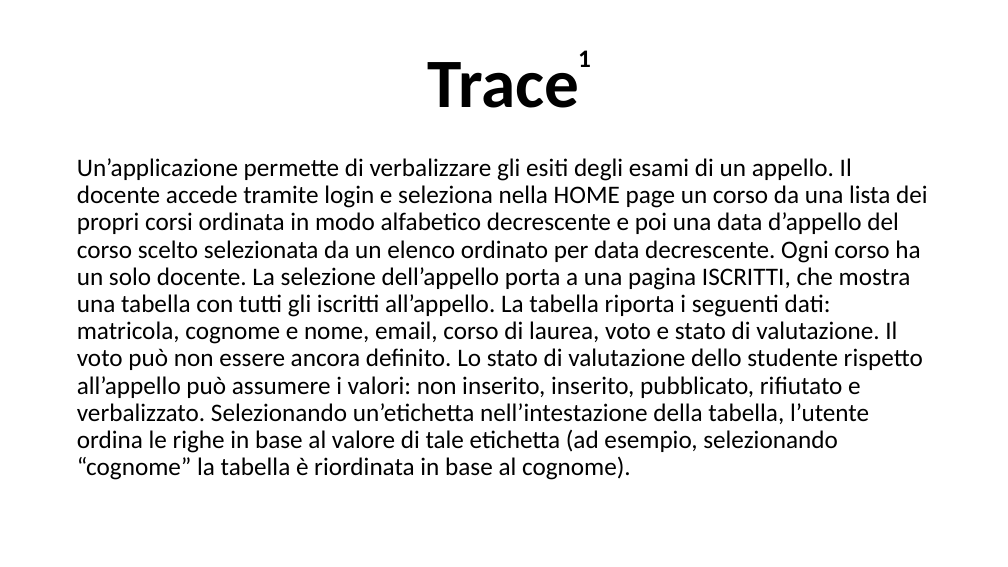
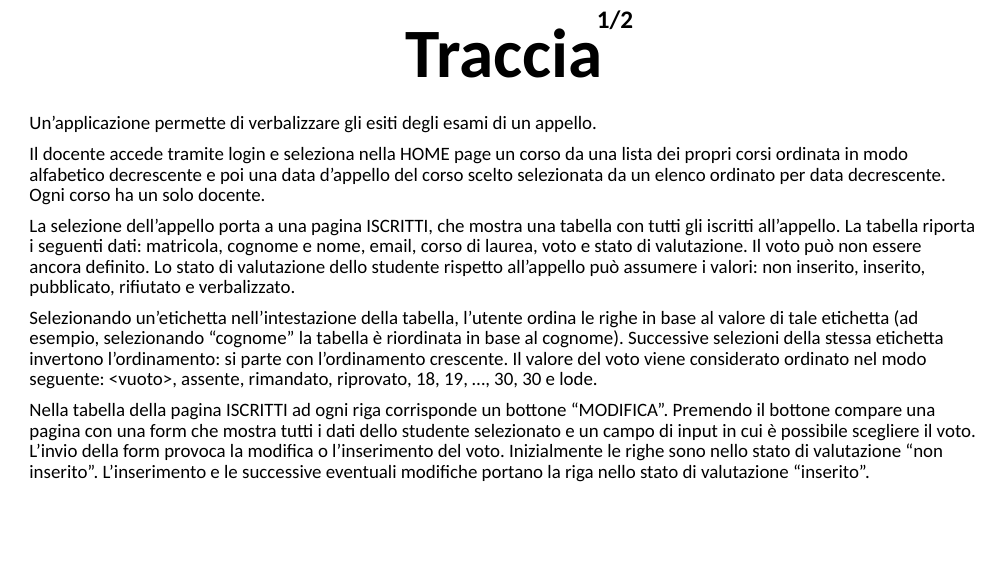
Before and after one commit to LucaTosetti01/ProgettoTIW, a slide deck: slide 2 of PresentazioneProgetto.pptx. Drawn at 1008x567 pixels with LibreOffice and Linux fonts; fonts in the diff are those of the drawing. Boxes give left, top, right and bottom in pixels: in the first picture for what was removed or moved away, otherwise in the second. Text is boxed around its words. In the diff, an @@ line names an element or a change of style, - is before the commit and + after.

Commit message:
Inizio documentazione
Scritta la documentazione della traccia, completamento specifiche, analisi requisiti DB, schema ER (da modificare), schema DB

```diff
--- a/PresentazioneProgetto.pptx
+++ b/PresentazioneProgetto.pptx
@@ title at (x1=405, y1=25, x2=602, y2=78): text changed @@
-Trace
+Traccia
@@ text at (x1=597, y1=10, x2=633, y2=29): text changed @@
-1
+1/2
@@ text at (x1=29, y1=116, x2=976, y2=482): text changed; size 24 to 18 pt @@
-Un’applicazione permette di verbalizzare gli esiti degli esami di un appello. Il docente accede tramite login e seleziona nella HOME page un corso da una lista dei propri corsi ordinata in modo alfabetico decrescente e poi una data d’appello del corso scelto selezionata da un elenco ordinato per data decrescente. Ogni corso ha un solo docente. La selezione dell’appello porta a una pagina ISCRITTI, che mostra una tabella con tutti gli iscritti all’appello. La tabella riporta i seguenti dati: matricola, cognome e nome, email, corso di laurea, voto e stato di valutazione. Il voto può non essere ancora definito. Lo stato di valutazione dello studente rispetto all’appello può assumere i valori: non inserito, inserito, pubblicato, rifiutato e verbalizzato. Selezionando un’etichetta nell’intestazione della tabella, l’utente ordina le righe in base al valore di tale etichetta (ad esempio, selezionando “cognome” la tabella è riordinata in base al cognome).
+Un’applicazione permette di verbalizzare gli esiti degli esami di un appello.
+Il docente accede tramite login e seleziona nella HOME page un corso da una lista dei propri corsi ordinata in modo alfabetico decrescente e poi una data d’appello del corso scelto selezionata da un elenco ordinato per data decrescente. Ogni corso ha un solo docente.
+La selezione dell’appello porta a una pagina ISCRITTI, che mostra una tabella con tutti gli iscritti all’appello. La tabella riporta i seguenti dati: matricola, cognome e nome, email, corso di laurea, voto e stato di valutazione. Il voto può non essere ancora definito. Lo stato di valutazione dello studente rispetto all’appello può assumere i valori: non inserito, inserito, pubblicato, rifiutato e verbalizzato.
+Selezionando un’etichetta nell’intestazione della tabella, l’utente ordina le righe in base al valore di tale etichetta (ad esempio, selezionando “cognome” la tabella è riordinata in base al cognome). Successive selezioni della stessa etichetta invertono l’ordinamento: si parte con l’ordinamento crescente. Il valore del voto viene considerato ordinato nel modo seguente: <vuoto>, assente, rimandato, riprovato, 18, 19, …, 30, 30 e lode.
+Nella tabella della pagina ISCRITTI ad ogni riga corrisponde un bottone “MODIFICA”. Premendo il bottone compare una pagina con una form che mostra tutti i dati dello studente selezionato e un campo di input in cui è possibile scegliere il voto. L’invio della form provoca la modifica o l’inserimento del voto. Inizialmente le righe sono nello stato di valutazione “non inserito”. L’inserimento e le successive eventuali modifiche portano la riga nello stato di valutazione “inserito”.
```
Also in this commit, not shown: 9 other slides changed, 2 slides added, 6 slides removed, 2 other files.
